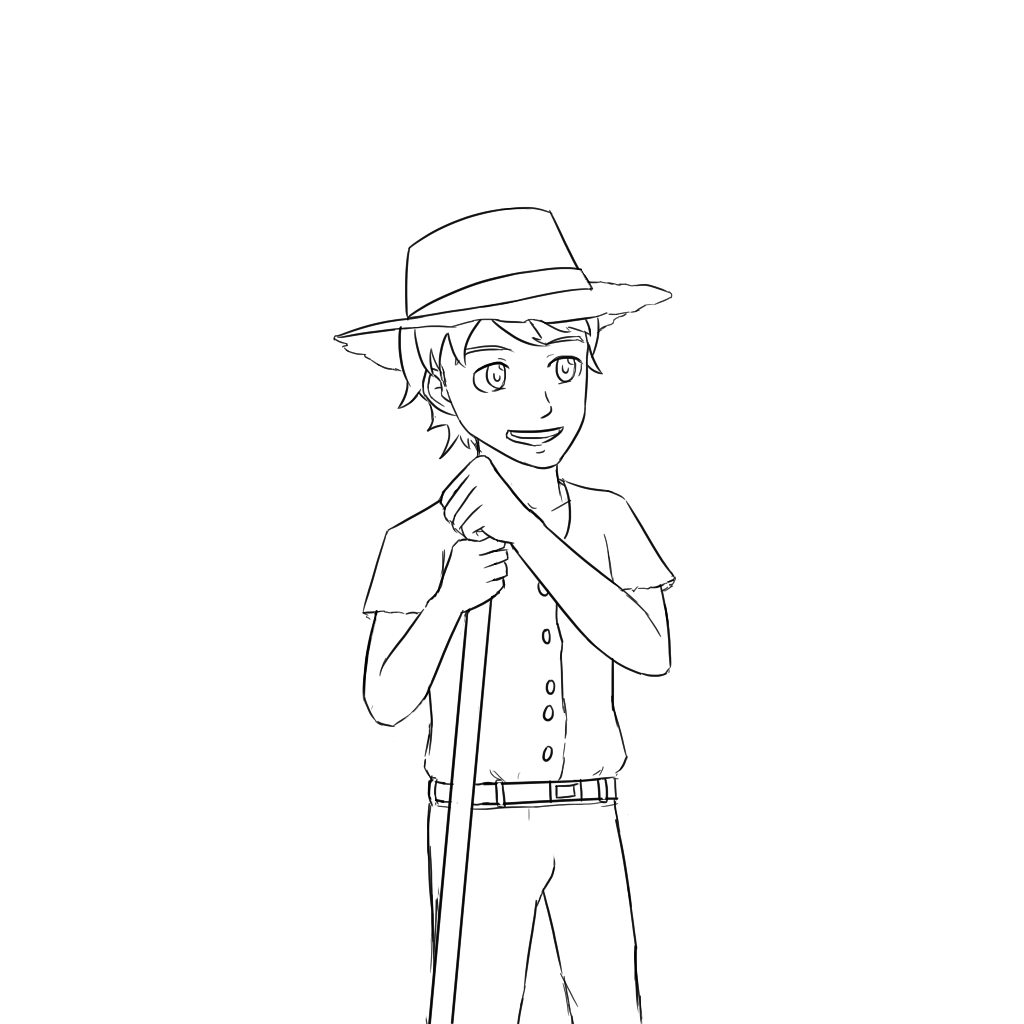
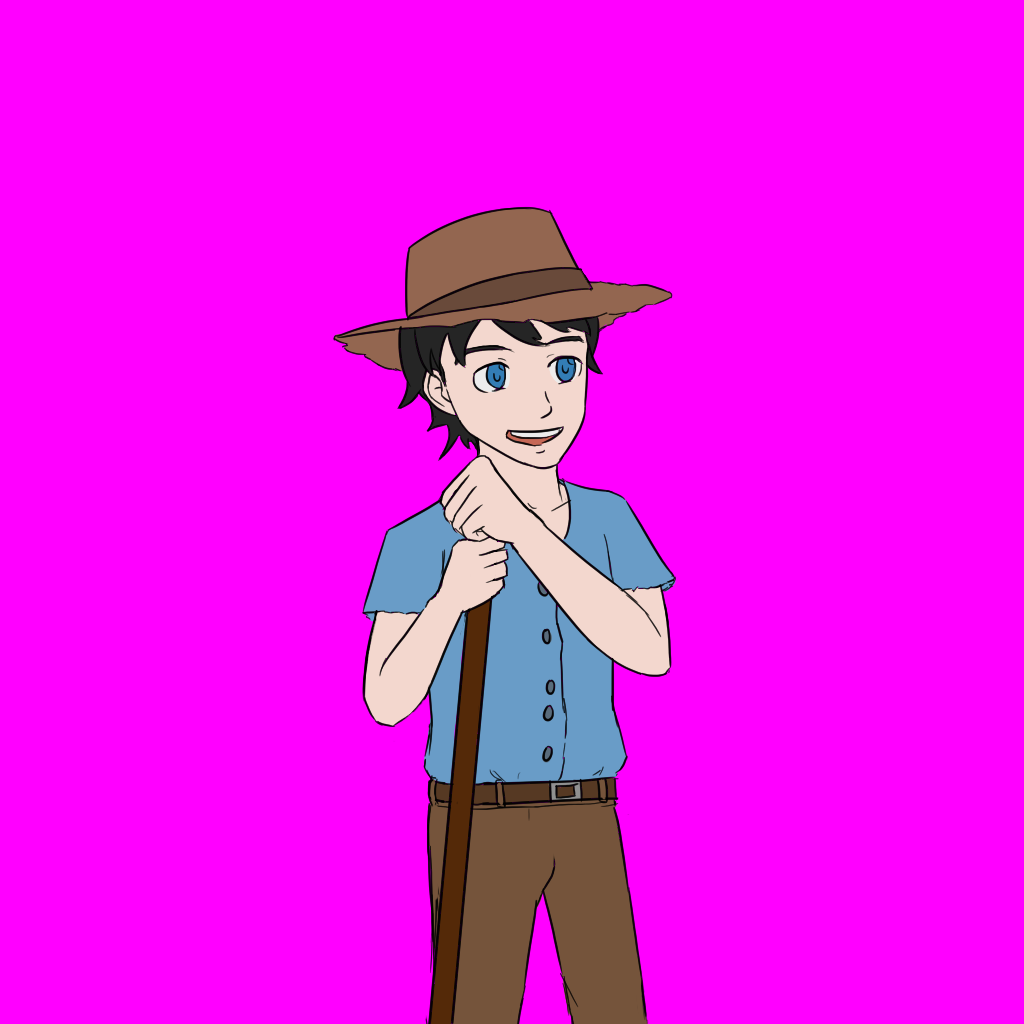
Comparing the layer stacks of the two 1024 × 1024 images. Changes:
painted on "line" over [369, 449, 649, 1024]
renamed "Layer 6" to "base coliors", showed it, opacity 49% → 100%, painted on it over [325, 206, 684, 1024]
showed "Layer 20" over [0, 0, 1024, 1024]
